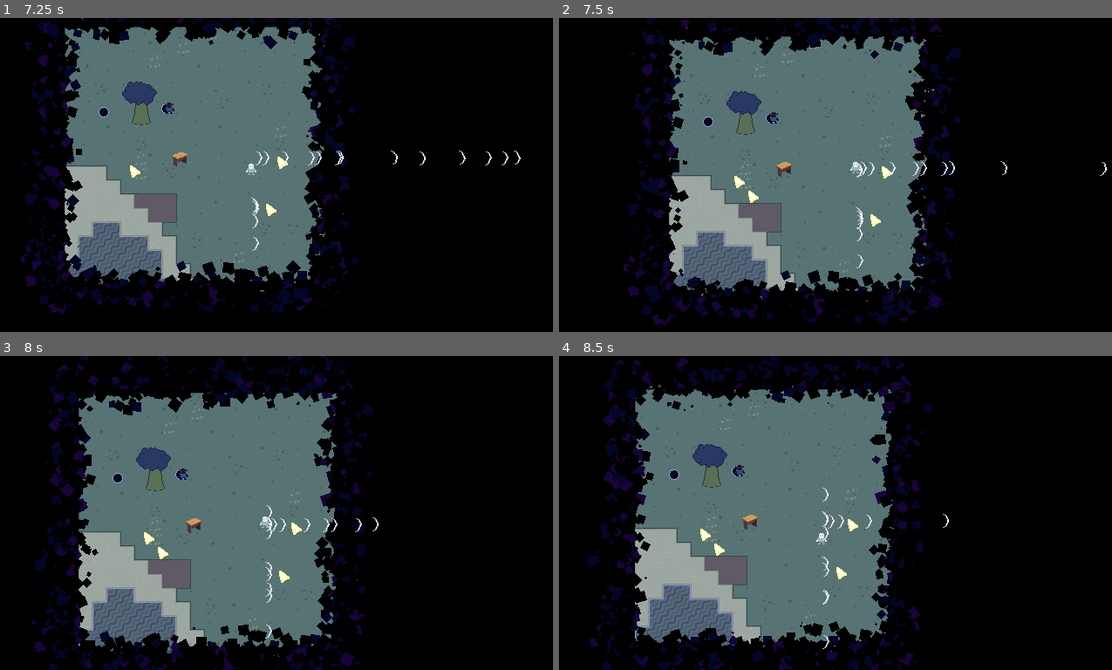
Above: before the commit, frames 1-4 (two rows, left to right).
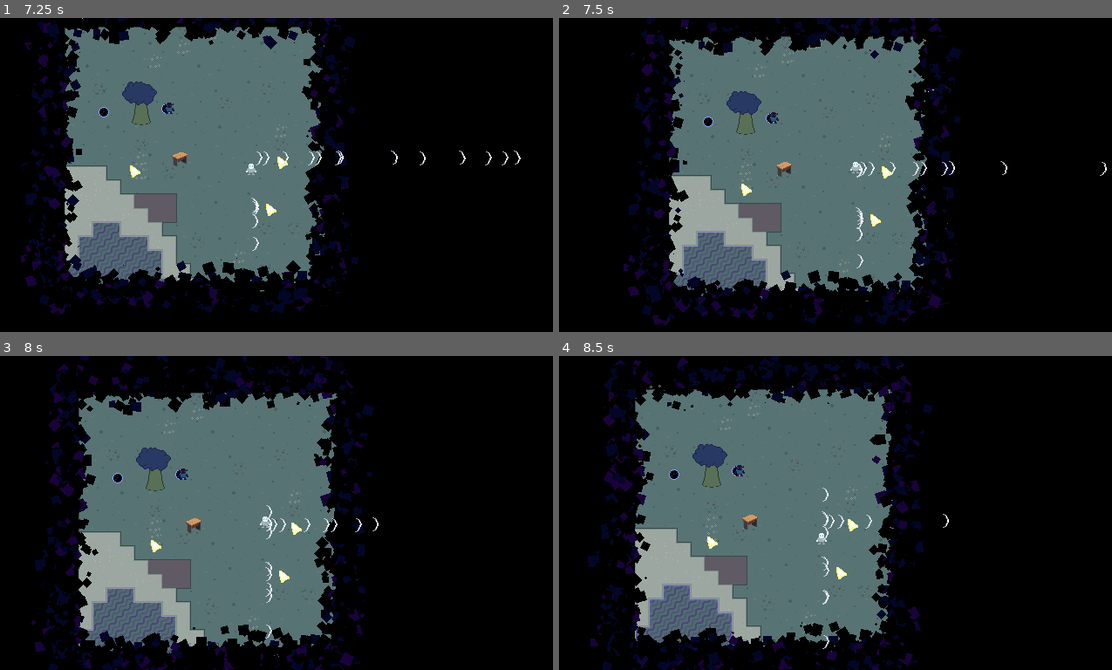
Above: after the commit, the same moments.

Repository: TimoRoggel/EverDark
Game: Godot game, scene res://scenes/levels/world.tscn
Same seed, same stepped clock (60 frames per second), same inputs: the game is played once before the commit and once after it.
Inputs (mouse positions are in pixels of both pictures, inside the frame that each line leads up to):
- Up to frame 1 (7.25 s): move the mouse to (403, 159) at 0.52 s; press the mouse at (403, 159) at 0.53 s; hold D (right) 0.53-1.25 s; tap Shift (dash) at 0.8, 2.3, 5.3 s; release the mouse at (403, 159) at 1.25 s; drag from (165, 190) to (348, 162) at 1.27 s; move the mouse to (337, 105) at 2.02 s; press the mouse at (337, 105) at 2.03 s; hold D (right) 2.03-2.75 s; release the mouse at (337, 105) at 2.75 s; drag from (248, 237) to (116, 212) at 2.77 s; move the mouse to (447, 222) at 3.52 s; hold A (left) 3.53-4.25 s; hold Shift (dash) 3.53-4.25 s; tap F (interact) at 3.6 s; drag from (110, 127) to (248, 218) at 4.27 s; move the mouse to (309, 175) at 5.02 s; hold S (down) 5.03-5.75 s; hold Ctrl 5.03-5.75 s; click (309, 175) at 5.17 s; drag from (193, 96) to (287, 196) at 5.77 s; move the mouse to (403, 159) at 6.52 s; hold W (up) from 6.53 s (still down); hold Shift (dash) from 6.53 s (still down)
- Up to frame 2 (7.5 s): release W (up) at 7.25 s; release Shift (dash) at 7.25 s; drag from (724, 190) to (885, 140) at 7.27 s
- Up to frame 3 (8 s): no input
- Up to frame 4 (8.5 s): move the mouse to (896, 443) at 8.02 s; hold S (down) from 8.03 s (still down); hold Shift (dash) from 8.03 s (still down)

Frame 1 is identical in both runs. In frame 2, 0.1% of the frame differs, in the area x 31-37%, y 50-59%; in frame 3, 0.1%; in frame 4, 0.1%.

Commit message:
dropped items now merge into their max stackable size

Diff:
--- /dev/null
+++ b/scripts/helpers/vector_helper.gd
@@ -0,0 +1,10 @@
+class_name VectorHelper extends Node
+
+static func avg(arr: PackedVector2Array) -> Vector2:
+	return VectorHelper.add(arr) / arr.size()
+
+static func add(arr: PackedVector2Array) -> Vector2:
+	var total: Vector2 = Vector2.ZERO
+	for v: Vector2 in arr:
+		total += v
+	return total
--- a/scripts/tools/dropped_item_2d.gd
+++ b/scripts/tools/dropped_item_2d.gd
@@ -2,11 +2,13 @@
 class_name DroppedItem2D extends Interactable2D
 
 const ITEM_PICKUP_RUNNABLE: GDScript = preload("uid://jxi2b1l6t8j3")
+const MERGE_DISTANCE: float = 16.0
 
 @export var item: Item = null
 @export var amount: int = 1
 
 var timeout_timer: Timer = Timer.new()
+var merge_area: Area2D = Area2D.new()
 
 func _ready() -> void:
 	z_as_relative = false
@@ -20,8 +22,38 @@
 	active = true
 	custom_parameter = str("{\"item\": ", item.id, ", \"quantity\": ", amount, "}")
 	super()
+	merge_area.collision_layer = 0
+	merge_area.collision_mask = 4
+	merge_area.monitorable = false
+	add_child(merge_area)
+	var merge_shape: CollisionShape2D = CollisionShape2D.new()
+	merge_shape.debug_color = Color(0.444, 0.91, 0.328, 0.502)
+	merge_shape.shape = CircleShape2D.new()
+	merge_shape.shape.radius = MERGE_DISTANCE
+	merge_area.add_child(merge_shape)
 
-func timeout(count: float = 2.0) -> void:
+func _physics_process(_delta: float) -> void:
+	if !active:
+		return
+	var nearby_items: Array = merge_area.get_overlapping_areas().filter(
+		func(n: Area2D) -> bool:
+			return n != self && is_instance_of(n, DroppedItem2D) && n.item.id == item.id && n.amount + amount <= item.stack_size
+			)
+	if nearby_items.is_empty():
+		return
+	for d: DroppedItem2D in nearby_items:
+		d.active = false
+	if !active:
+		return
+	var positions: PackedVector2Array = nearby_items.map(func(n: DroppedItem2D) -> Vector2: return n.global_position)
+	positions.append(global_position)
+	global_position = VectorHelper.avg(positions)
+	for d: DroppedItem2D in nearby_items:
+		amount += d.amount
+		d.queue_free()
+	custom_parameter = str("{\"item\": ", item.id, ", \"quantity\": ", amount, "}")
+
+func timeout(count: float = 0.25) -> void:
 	active = false
 	timeout_timer.start(count)
 	await timeout_timer.timeout
Renamed: scripts/sequence_helper.gd -> scripts/helpers/sequence_helper.gd
Renamed: scripts/sequence_helper.gd.uid -> scripts/helpers/sequence_helper.gd.uid
Not shown, added: scripts/helpers/vector_helper.gd.uid
